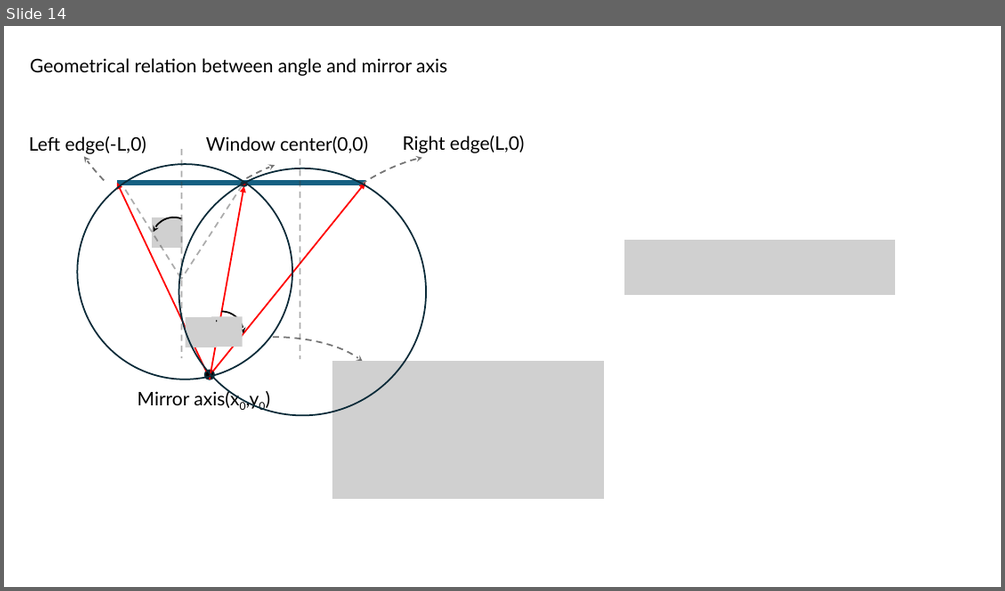
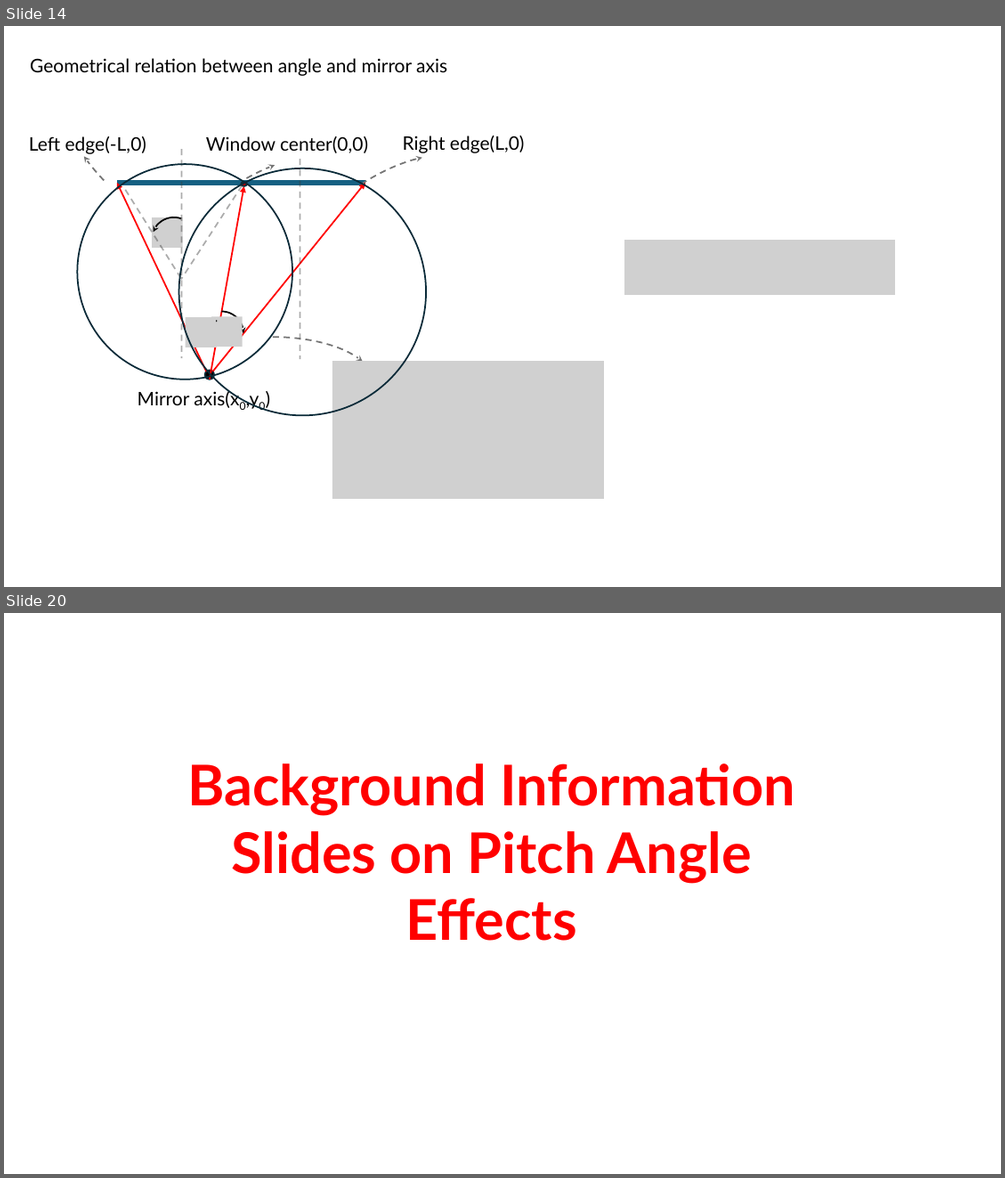
Before and after one commit to USTC-star/computer_share, a slide deck: NSTX-U High-k Scattering receiver optical calculation and calibration.pptx. Shown one above the other, each under a label of ours: slide 14 before the commit, slides 14 and 20 after it; the slides between them are not shown. The pictures are 1005x591 and 1005x1178 pixels, drawn with LibreOffice and Linux fonts; fonts in the diff are those of the drawing; grey boxes stand for pictures. Boxes give left, top, right and bottom in pixels: in the first picture for what was removed or moved away, otherwise in the second. Text is boxed around its words. In the diff, an @@ line names an element or a change of style, - is before the commit and + after.

```diff
--- a/NSTX-U High-k Scattering receiver optical calculation and calibration.pptx
+++ b/NSTX-U High-k Scattering receiver optical calculation and calibration.pptx
@@ slide 20 added at [4,613,1001,1174], background #FFFFFF @@
@@ text added at [188,763,795,941], 54 pt, text #FF0000, bold @@
+Background Information Slides on Pitch Angle Effects
```
Also in this commit, not shown: 9 other slides added, 4 other files.
